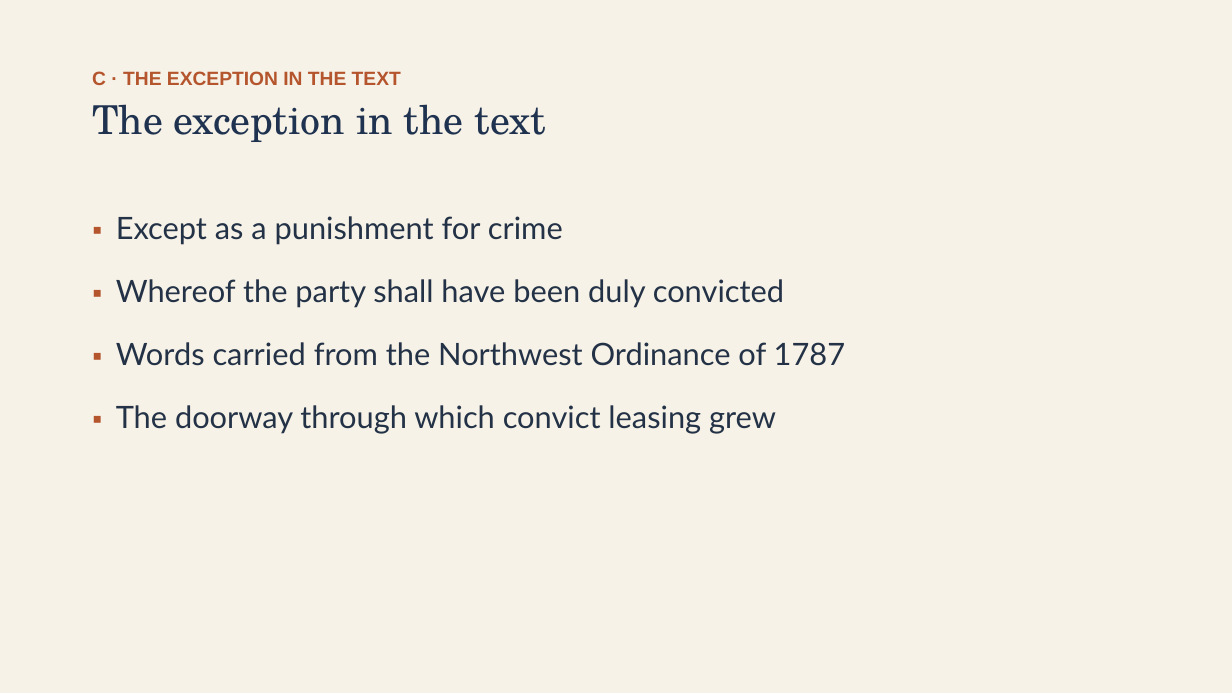
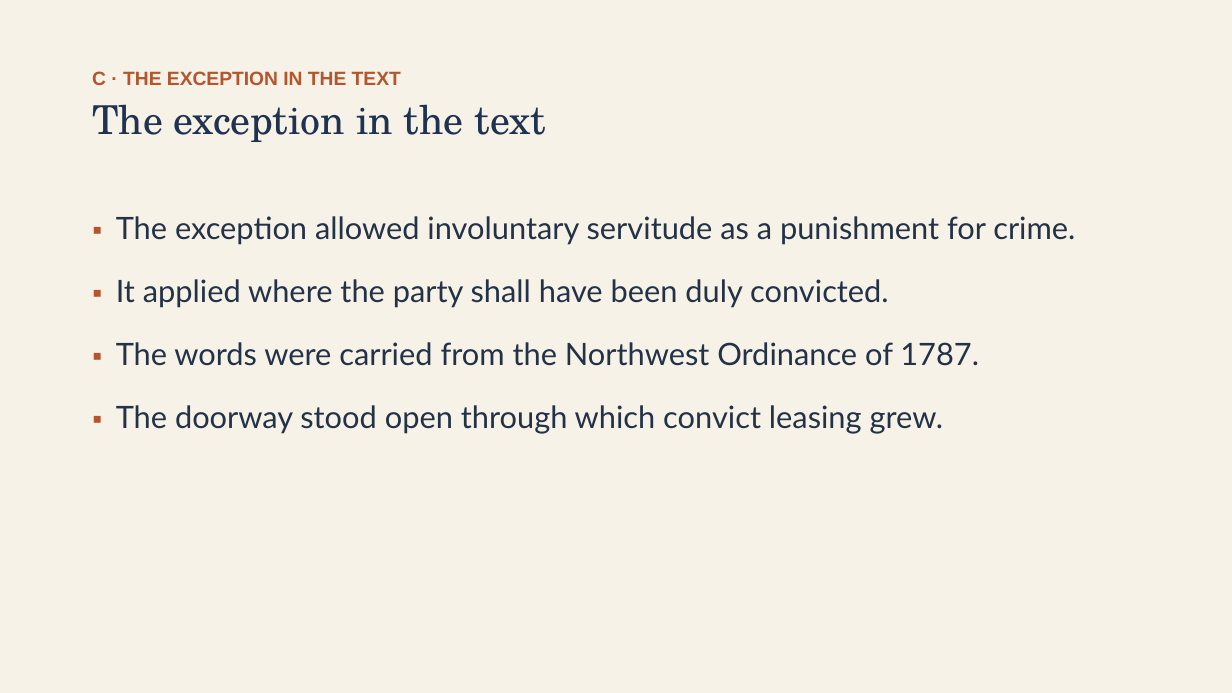
Before and after one commit to ab17gthb/humanities-curriculum-group, a slide deck: slide 10 of reconstruction/lesson-02/lesson-02-slides.pptx. Drawn at 1232x693 pixels with LibreOffice and Linux fonts; fonts in the diff are those of the drawing. Boxes give left, top, right and bottom in pixels: in the first picture for what was removed or moved away, otherwise in the second. Text is boxed around its words. In the diff, an @@ line names an element or a change of style, - is before the commit and + after.

```diff
--- a/reconstruction/lesson-02/lesson-02-slides.pptx
+++ b/reconstruction/lesson-02/lesson-02-slides.pptx
@@ text at [116, 216, 1075, 434]: text changed @@
-▪ Except as a punishment for crime
-▪ Whereof the party shall have been duly convicted
-▪ Words carried from the Northwest Ordinance of 1787
-▪ The doorway through which convict leasing grew
+▪ The exception allowed involuntary servitude as a punishment for crime.
+▪ It applied where the party shall have been duly convicted.
+▪ The words were carried from the Northwest Ordinance of 1787.
+▪ The doorway stood open through which convict leasing grew.
```
Also in this commit, not shown: 9 other slides changed, 6 other files.
